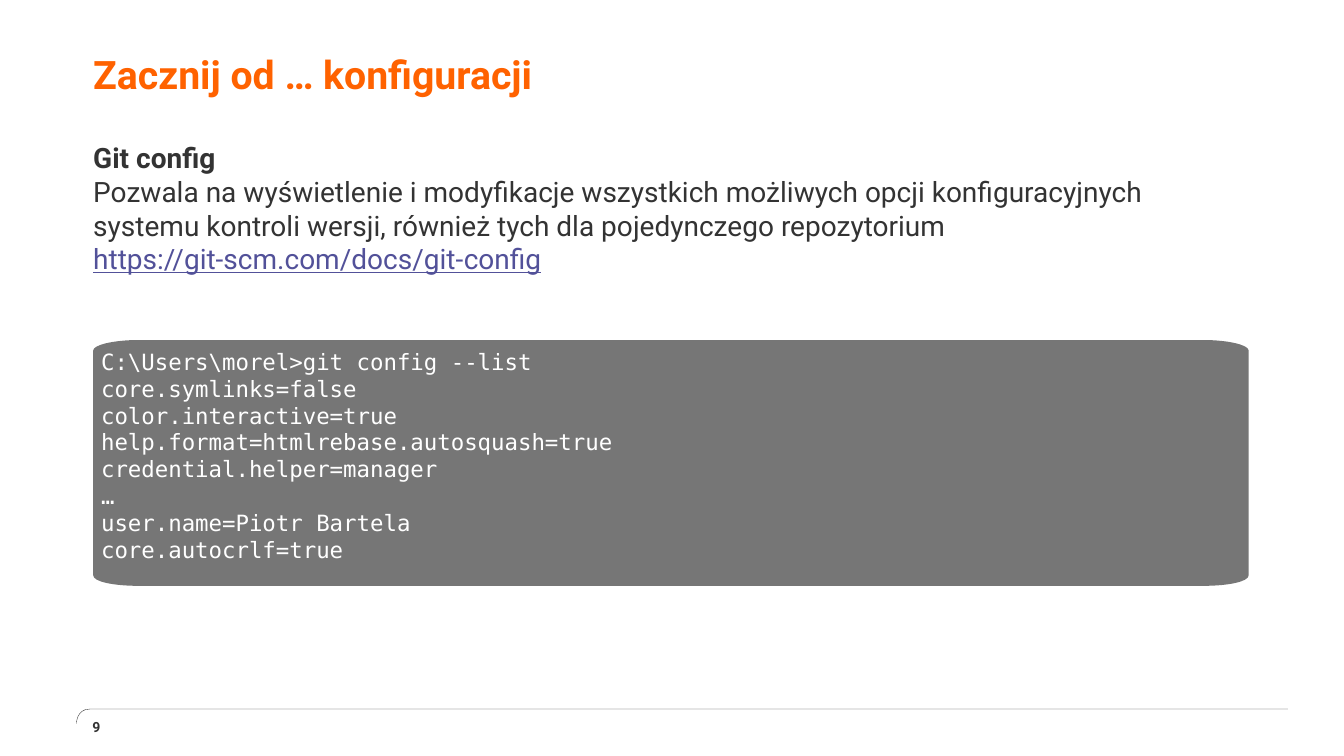
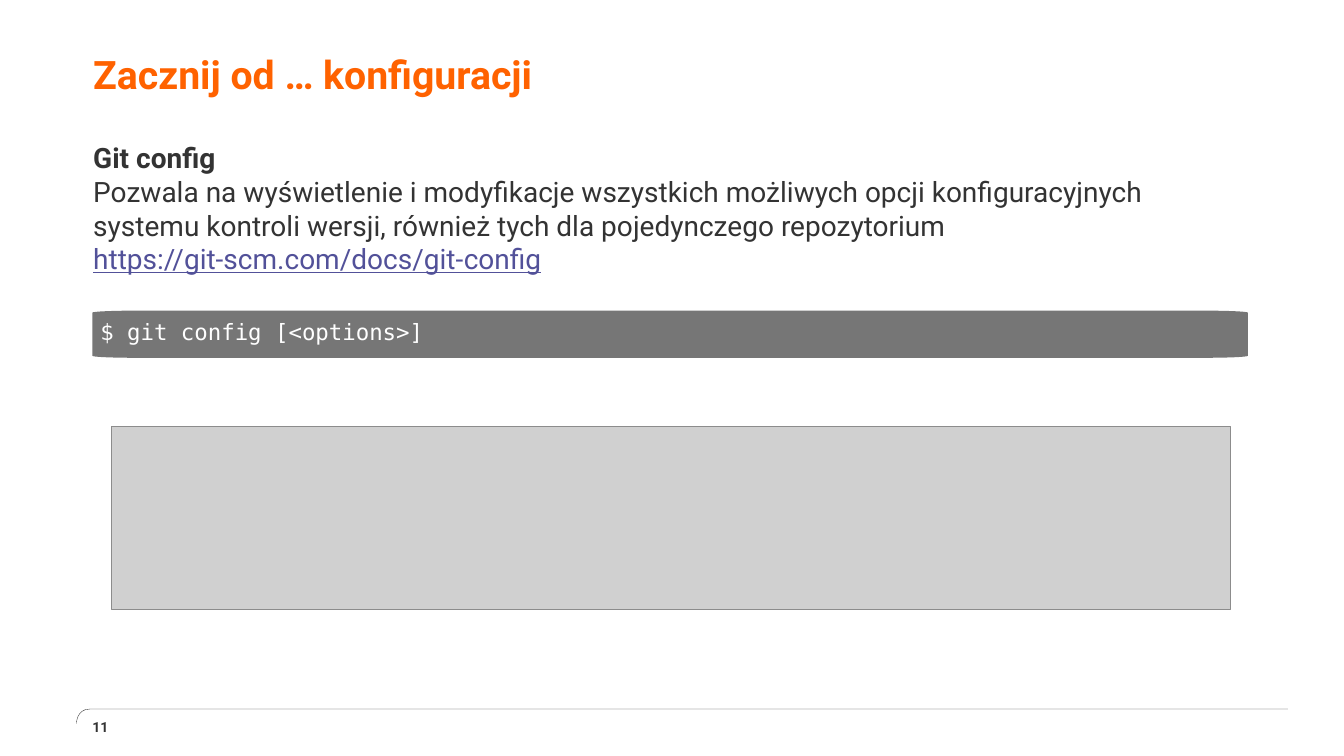
Before and after one commit to grazin/git_materialy, a slide deck: slide 11 of prezentacja/How git are you.pptx (slide 9 before the commit). Drawn at 1344x756 pixels with LibreOffice and Linux fonts; fonts in the diff are those of the drawing; grey boxes stand for pictures; background and template pictures are left out. Boxes give left, top, right and bottom in pixels: in the first picture for what was removed or moved away, otherwise in the second. Text is boxed around its words. In the diff, an @@ line names an element or a change of style, - is before the commit and + after.

Commit message:
Troche zmieniony merge, clone, config i cherry pick oraz agenda :)

```diff
--- a/prezentacja/How git are you.pptx
+++ b/prezentacja/How git are you.pptx
@@ freeform shape added at [93, 311, 1248, 358], fill #767676, 16 pt, text #FFFFFF @@
+$ git config [<options>]
@@ freeform shape removed at [93, 340, 1248, 586] @@
-C:\Users\morel>git config --list
-core.symlinks=false
-color.interactive=true
-help.format=htmlrebase.autosquash=true
-credential.helper=manager
-…
-user.name=Piotr Bartela
-core.autocrlf=true
@@ picture added at [112, 426, 1231, 610] @@
@@ page number at [92, 722, 108, 732]: text changed @@
-9
+11
```
Also in this commit, not shown: 5 other slides changed, 5 slides added, 1 slide removed, 11 other files.
